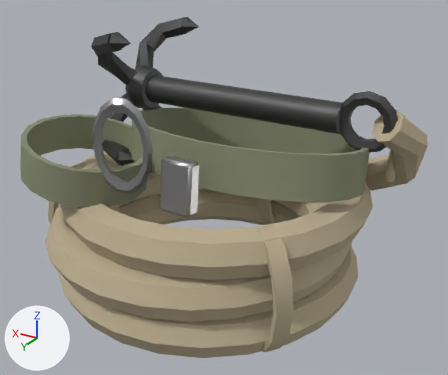
Renders of the glTF model assets/models/items/climbing_kit.glb from each side of a commit.
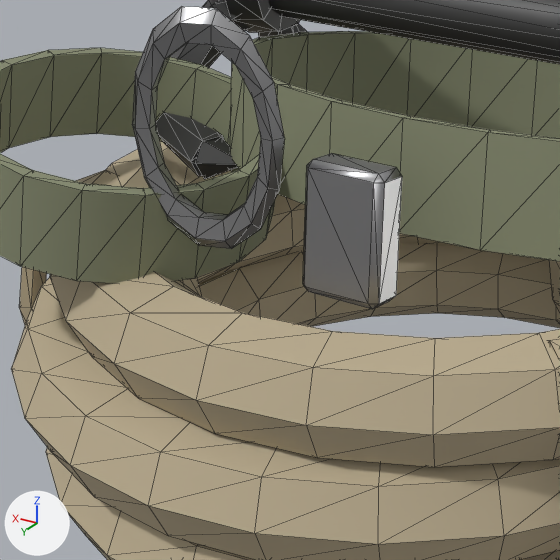
Old and new are each drawn whole from a 50 mm camera at (-0.2504, 0.4199, 0.1892) aimed at (-0.0027, 0.007, -0.0173) and again close up on the part from 9% to 58% of the width and 25% to 84% of the height. Arrows for +X, +Y and +Z are at lower left; the lights stay in place. The last two pictures show the newer version. The close-ups show mesh edges as thin lines. Vertices at exactly the same position are counted once.

Names of what the first close-up shows: 'body'.
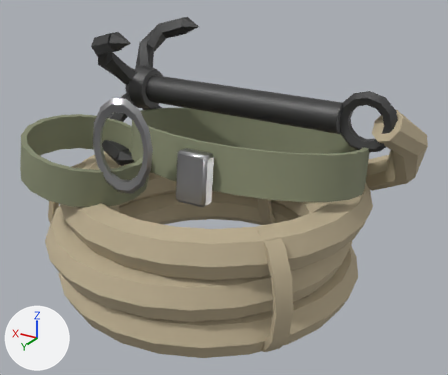
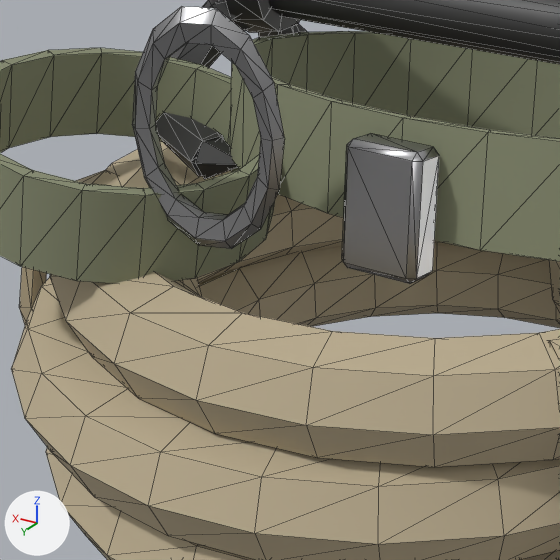
Changed parts and their boxes [x1, y1, x2, y2] in the close-ups (560 x 560 px; the box of a moved part takes in the faces that stretch with it):
part 1 of me_body, moved or reshaped
    before: [303, 153, 402, 309]
    after: [342, 134, 439, 284]

Edits to the bpy script that builds the scene:
```text
Change me_body:
    where me_body.from_pydata(...)  # 1204 vertices, 2368 faces; spans x -0.153..0.153, y -0.141..0.141, z -0.106..0.106
    used by ob_body; location = (0.0, 0.0, 0.0)
    me_body part 1: the loose piece of 24 vertices spanning x -0.025..0.001, y 0.076..0.094, z -0.006..0.034 is moved by (0.0, -0.02, 0.0)
```
